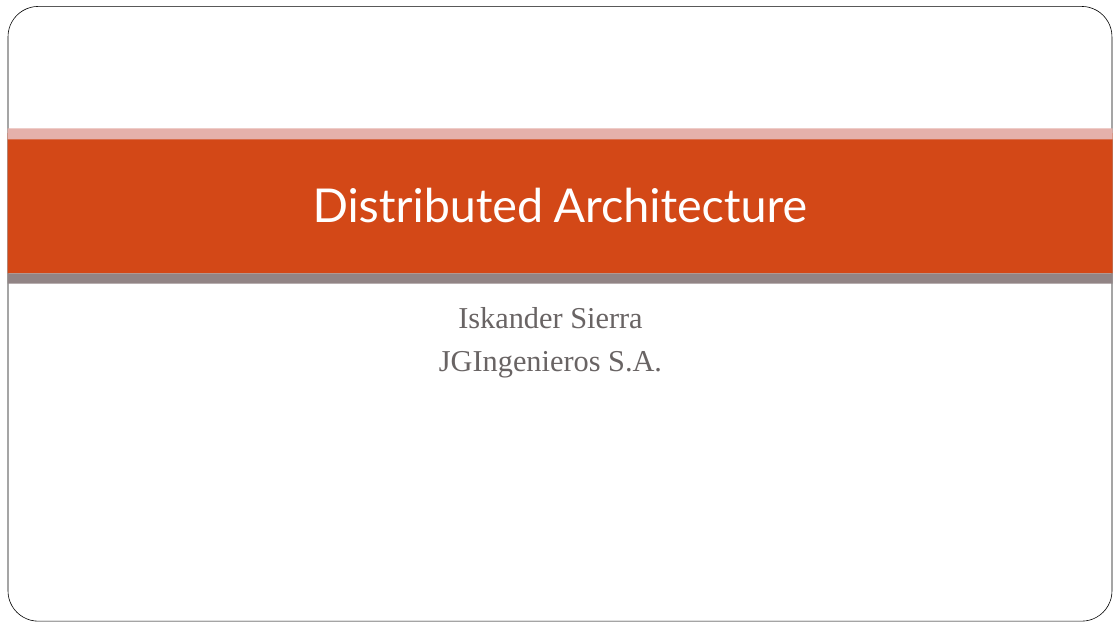
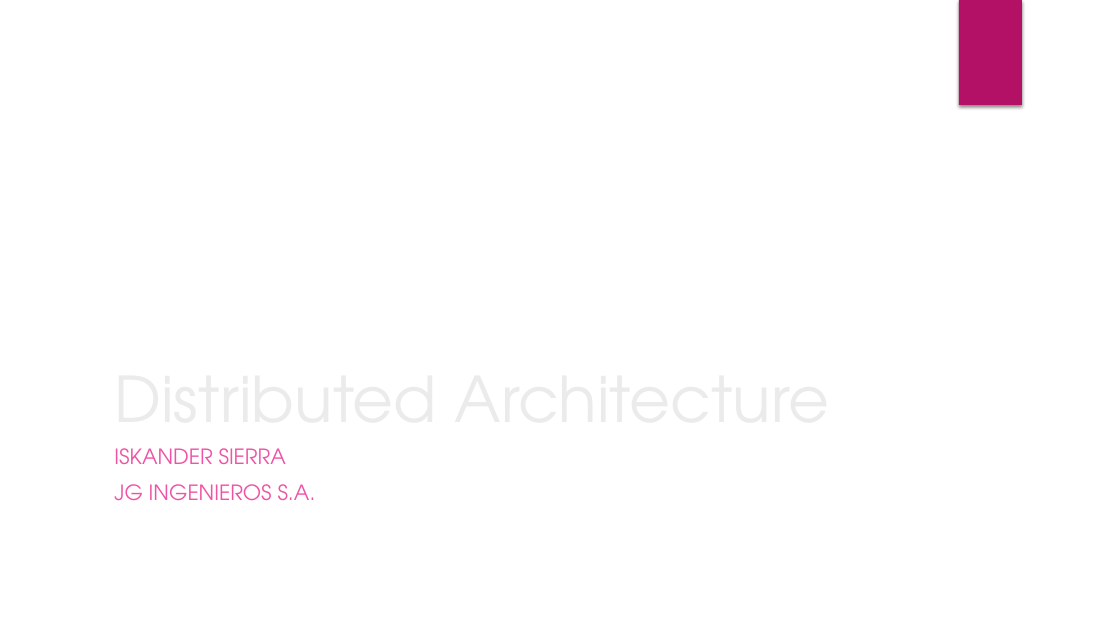
Before and after one commit to iskandersierra/DevSharp, a slide deck: slide 1 of Docs/Distributed Architecture.pptx. Drawn at 1120x630 pixels with LibreOffice and Linux fonts; fonts in the diff are those of the drawing; background and template pictures are left out. Boxes give left, top, right and bottom in pixels: in the first picture for what was removed or moved away, otherwise in the second. Text is boxed around its words. In the diff, an @@ line names an element or a change of style, - is before the commit and + after.

```diff
--- a/Docs/Distributed Architecture.pptx
+++ b/Docs/Distributed Architecture.pptx
@@ rounded rectangle removed at <box>8,7,1112,622</box> @@
@@ rectangle added at <box>959,0,1022,105</box>, fill #B31166 @@
@@ rectangle removed at <box>8,133,1112,273</box> @@
@@ rectangle removed at <box>8,129,1112,139</box> @@
@@ title "Distributed Architecture": place and size @@
-title "Distributed Architecture" at <box>313,187,808,223</box>
+title "Distributed Architecture" at <box>114,448,437,451</box>
@@ title "Distributed Architecture" at <box>114,448,437,451</box>: size 40 to 54 pt, font Lato to TeX Gyre Adventor, text colour #FFFFFF to #EBEBEB; alignment centre to left; vertical alignment middle to bottom @@
@@ rectangle removed at <box>8,274,1112,284</box> @@
@@ subtitle at <box>114,448,316,501</box>: text changed; size 26 to 18 pt; font Times New Roman to TeX Gyre Adventor; text colour #696464 to #EF53A5 @@
-Iskander Sierra
-JGIngenieros S.A.
+ISKANDER SIERRA
+JG INGENIEROS S.A.
```
Also in this commit, not shown: 21 other slides changed, 1 slide removed.
